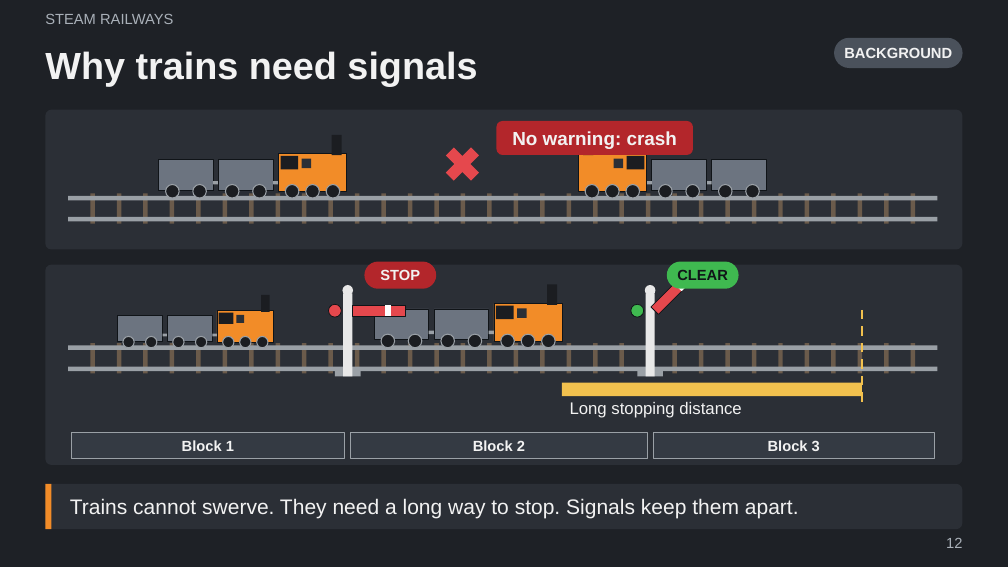
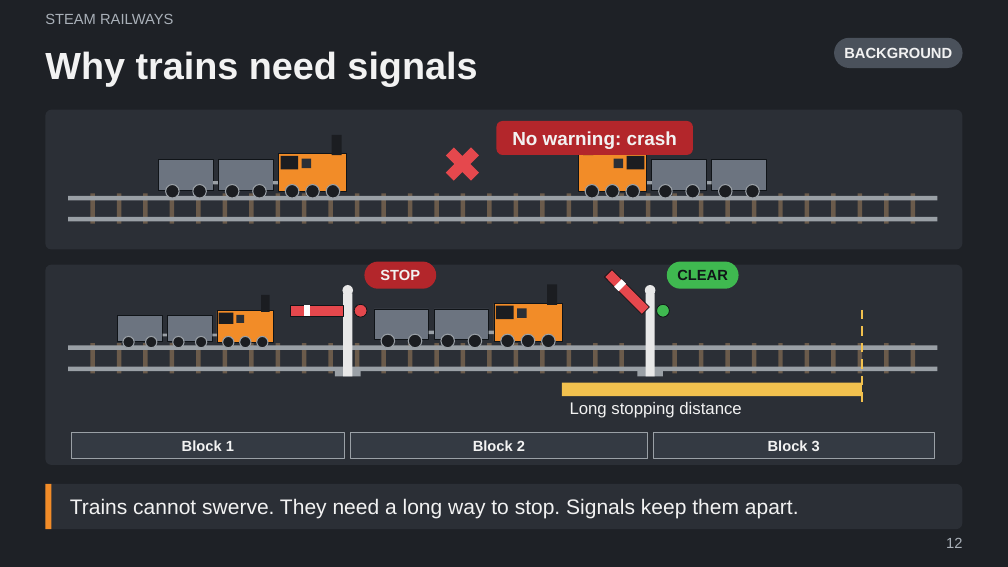
Before and after one commit to Tarenkookoo/Satisfactory---Early-Locomotion, a slide deck: slide 12 of Reporting/Claude Presents/Early_Locomotion_Explained.pptx. Drawn at 1008x567 pixels with LibreOffice and Linux fonts; fonts in the diff are those of the drawing. Boxes give left, top, right and bottom in pixels: in the first picture for what was removed or moved away, otherwise in the second. Text is boxed around its words. In the diff, an @@ line names an element or a change of style, - is before the commit and + after.

```diff
--- a/Reporting/Claude Presents/Early_Locomotion_Explained.pptx
+++ b/Reporting/Claude Presents/Early_Locomotion_Explained.pptx
@@ freeform shape: place and size @@
-freeform shape at [651, 270, 696, 315]
+freeform shape at [605, 270, 650, 315]
@@ freeform shape: place and size @@
-freeform shape at [675, 279, 687, 291]
+freeform shape at [614, 279, 626, 291]
@@ freeform shape: place and size @@
-freeform shape at [352, 306, 405, 316]
+freeform shape at [290, 306, 343, 316]
@@ freeform shape: place and size @@
-freeform shape at [385, 306, 391, 316]
+freeform shape at [304, 306, 310, 316]
@@ ellipse: place and size @@
-ellipse at [328, 305, 341, 318]
+ellipse at [354, 305, 367, 318]
@@ ellipse: place and size @@
-ellipse at [631, 305, 644, 318]
+ellipse at [657, 305, 670, 318]
```
Also in this commit, not shown: 11 slides added, 4 other files.
